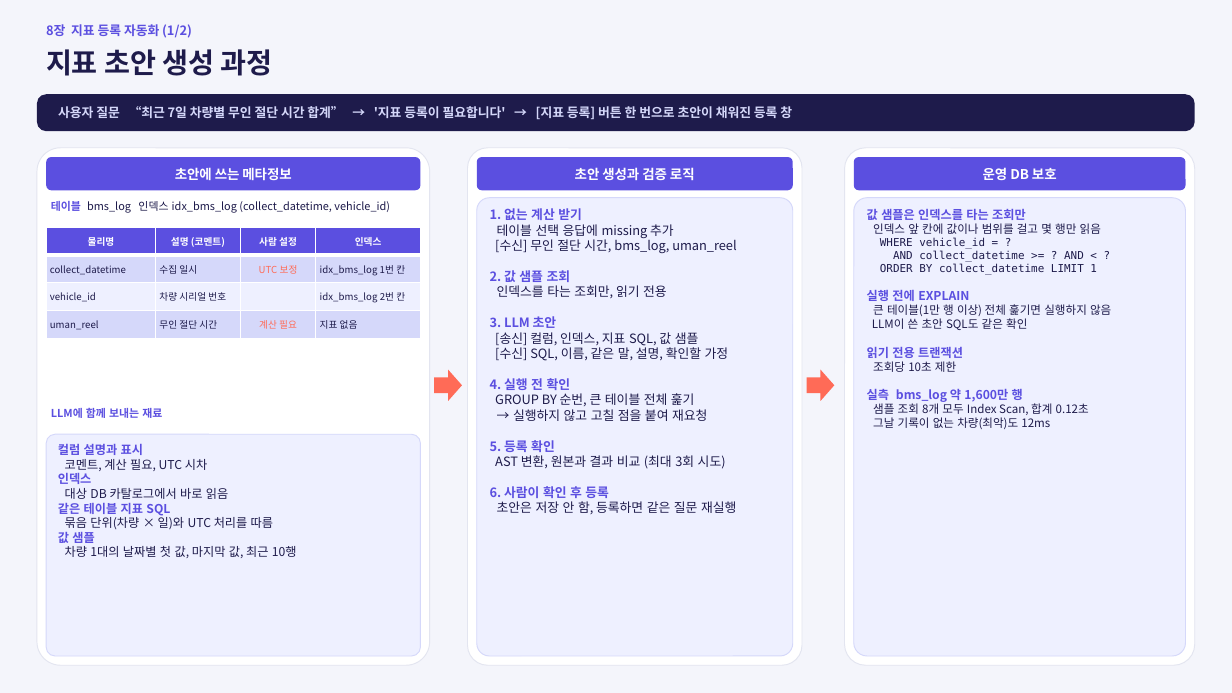
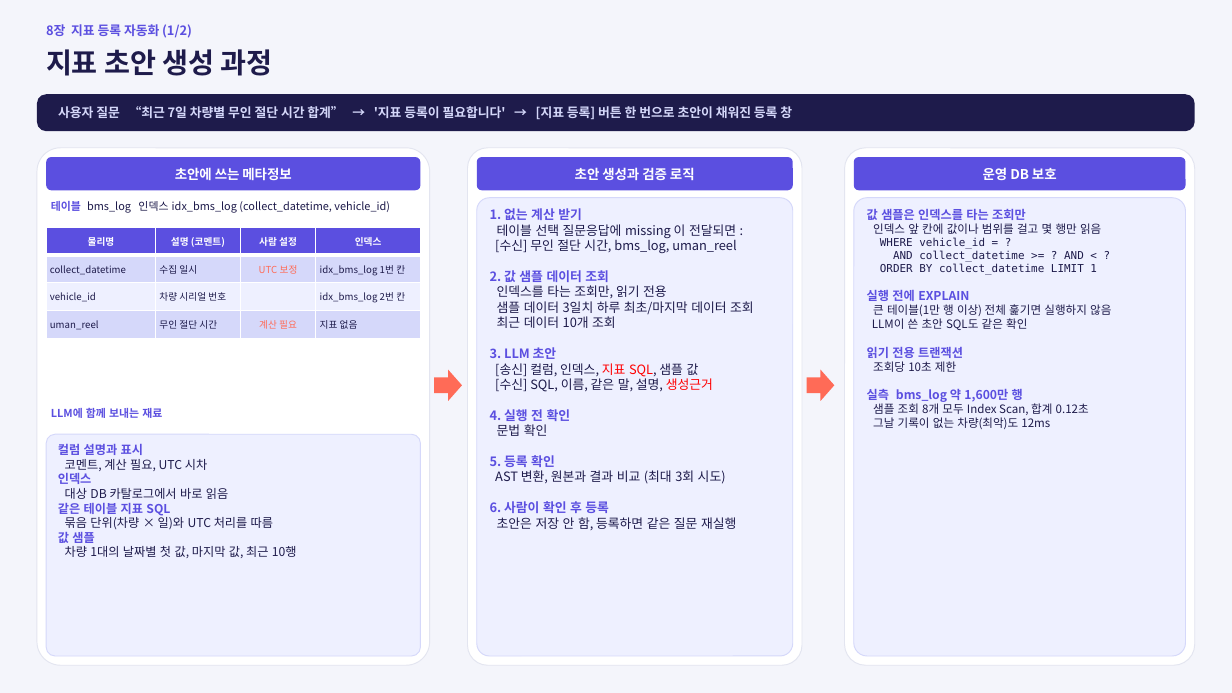
Before and after one commit to kimaab/nl2sql, a slide deck: slide 18 of docs/NL2SQL-메타정보-설계.pptx. Drawn at 1232x693 pixels with LibreOffice and Linux fonts; fonts in the diff are those of the drawing. Boxes give left, top, right and bottom in pixels: in the first picture for what was removed or moved away, otherwise in the second. Text is boxed around its words. In the diff, an @@ line names an element or a change of style, - is before the commit and + after.

Commit message:
자동 지표 생성 및 검증

```diff
--- a/docs/NL2SQL-메타정보-설계.pptx
+++ b/docs/NL2SQL-메타정보-설계.pptx
@@ text in rounded rectangle at box(497, 224, 736, 238): text changed @@
-테이블 선택 응답에 missing 추가
+테이블 선택 질문응답에 missing 이 전달되면 :
@@ text in rounded rectangle at box(490, 270, 609, 286): text changed @@
-2. 값 샘플 조회
+2. 값 샘플 데이터 조회
@@ text in rounded rectangle at box(497, 301, 754, 328): paragraph added @@
+샘플 데이터 3일치 하루 최초/마지막 데이터 조회
+최근 데이터 10개 조회
@@ text in rounded rectangle at box(495, 363, 713, 392): text changed @@
-[송신] 컬럼, 인덱스, 지표 SQL, 값 샘플
-[수신] SQL, 이름, 같은 말, 설명, 확인할 가정
+[송신] 컬럼, 인덱스, 지표 SQL, 샘플 값
+[수신] SQL, 이름, 같은 말, 설명, 생성근거
@@ text in rounded rectangle at box(497, 424, 548, 436): text changed @@
-GROUP BY 순번, 큰 테이블 전체 훑기
-→ 실행하지 않고 고칠 점을 붙여 재요청
+문법 확인
```
Also in this commit, not shown: 1 other slide changed.
